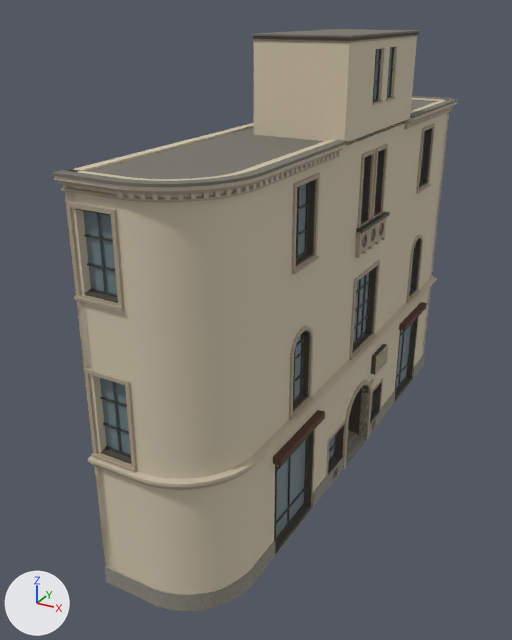
Two versions of the glTF model projects/shanghai/assets/models/candidates/xuhui-xiangyang-364-arched-residence/xuhui-xiangyang-364-arched-residence-web.glb, one commit apart.
Rendered twice from a 50 mm lens placed at (6.5, -18.46, 13.13), pointed at (-2.58, -1.94, 4.87). Arrows for +X, +Y and +Z are at lower left; the lights stay in place. The first picture is the older version. Vertices at exactly the same position are counted once.

Objects in the first picture: '襄阳南路364号住宅'.
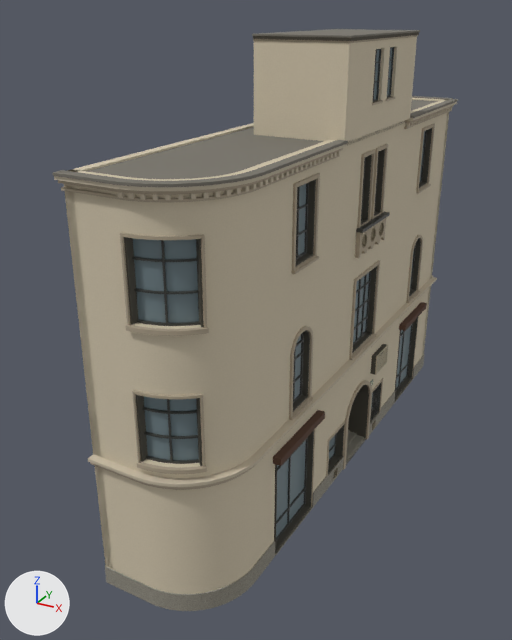
What differs and where, as boxes [x1, y1, x2, y2] in the pictures (512 x 640 px):
part 1 of me_mesh_0, deleted: before [74, 209, 137, 473]
part 2 of me_mesh_0, cut back: before [64, 170, 252, 605]; after [119, 173, 254, 609]

The change, as a diff of the scene's bpy script:
```diff
--- a/projects/shanghai/assets/models/candidates/xuhui-xiangyang-364-arched-residence/xuhui-xiangyang-364-arched-residence-web.glb.py
+++ b/projects/shanghai/assets/models/candidates/xuhui-xiangyang-364-arched-residence/xuhui-xiangyang-364-arched-residence-web.glb.py
@@ me_mesh_0 @@
 # used by ob_襄阳南路364号住宅; location = (0.0, 0.0, 0.0)
-me_mesh_0.from_pydata(...)  # 10232 vertices, 20882 faces; spans x -3.3..0.4, y -8.6..7.3, z 0.0..12.6
+me_mesh_0.from_pydata(...)  # 11534 vertices, 23356 faces; spans x -3.3..0.4, y -8.6..7.3, z 0.0..12.6
+# me_mesh_0 part 1: 8 loose pieces with 176 vertices, spanning x -3.3..-2.1, y -8.4..-8.1, z 3.8..9.6, are deleted
+# me_mesh_0 part 2: 36 vertices moved within x -1.5..-0.2, y -8.3..-7.0, z 0.0..10.3; 73 vertices removed from x -3.3..-0.2, y -8.4..-7.1, z 0.0..10.3; 1551 vertices added at x -2.0..-0.1, y -8.4..-6.5, z 0.0..10.3
+# other edits to the shape of me_mesh_0 do not show in these pictures
 me_mesh_0.materials.append(mat_xiangyang___warm_roughcast)
```
